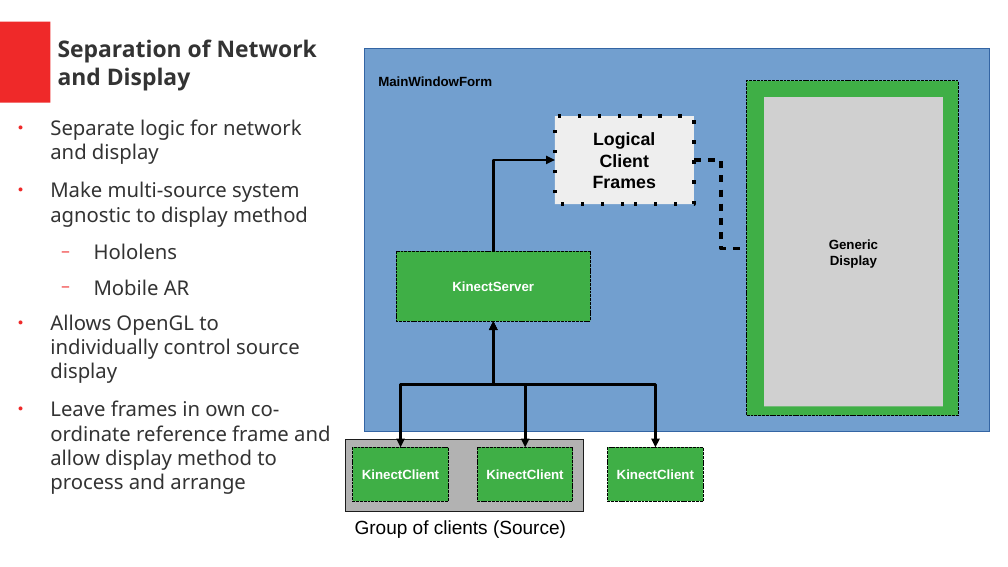
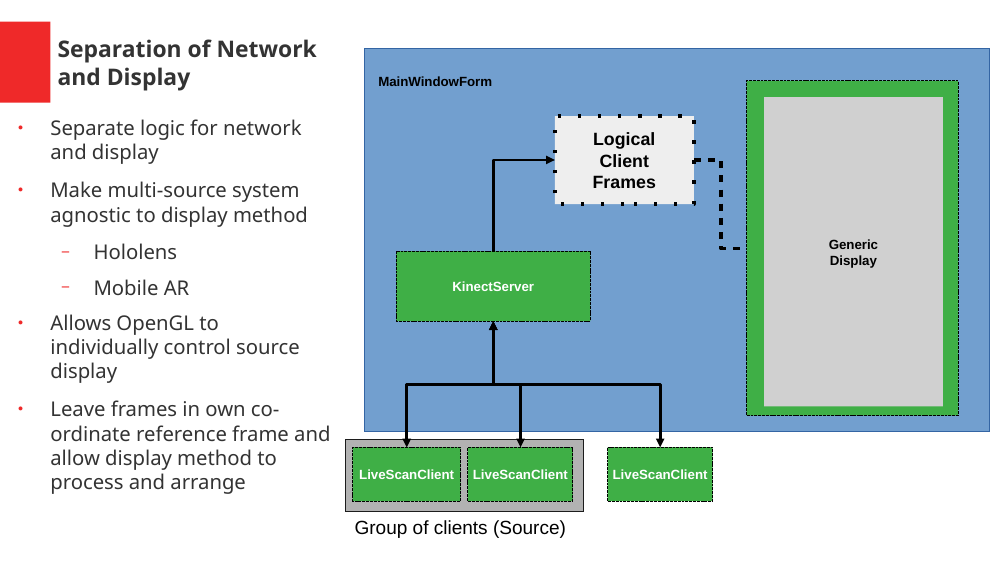
Before and after one commit to thelegend831/dissertation, a slide deck: slide 9 of DecemberCatchUp.odp. Drawn at 1008x567 pixels with LibreOffice and Linux fonts; fonts in the diff are those of the drawing; grey boxes stand for pictures. Boxes give left, top, right and bottom in pixels: in the first picture for what was removed or moved away, otherwise in the second. Text is boxed around its words. In the diff, an @@ line names an element or a change of style, - is before the commit and + after.

```diff
--- a/DecemberCatchUp.odp
+++ b/DecemberCatchUp.odp
@@ elbow double arrow moved from (494, 321) - (401, 447) to (493, 321) - (407, 447) @@
@@ elbow double arrow moved from (493, 321) - (656, 447) to (493, 321) - (660, 447) @@
@@ elbow double arrow moved from (494, 321) - (525, 447) to (494, 321) - (520, 447) @@
@@ rectangle "LiveScanClient": place and size @@
-rectangle "LiveScanClient" at (353,447,449,501)
+rectangle "LiveScanClient" at (353,447,461,501)
@@ rectangle "LiveScanClient": place and size @@
-rectangle "LiveScanClient" at (477,447,574,501)
+rectangle "LiveScanClient" at (468,447,574,501)
@@ rectangle "LiveScanClient": place and size @@
-rectangle "LiveScanClient" at (608,447,704,501)
+rectangle "LiveScanClient" at (608,447,713,501)
@@ text in rectangle at (359,469,454,479): text changed @@
-KinectClient
+LiveScanClient
@@ text in rectangle at (473,469,568,479): text changed @@
-KinectClient
+LiveScanClient
@@ text in rectangle at (613,469,708,479): text changed @@
-KinectClient
+LiveScanClient
```
Also in this commit, not shown: 6 other slides changed, 8 other files.
